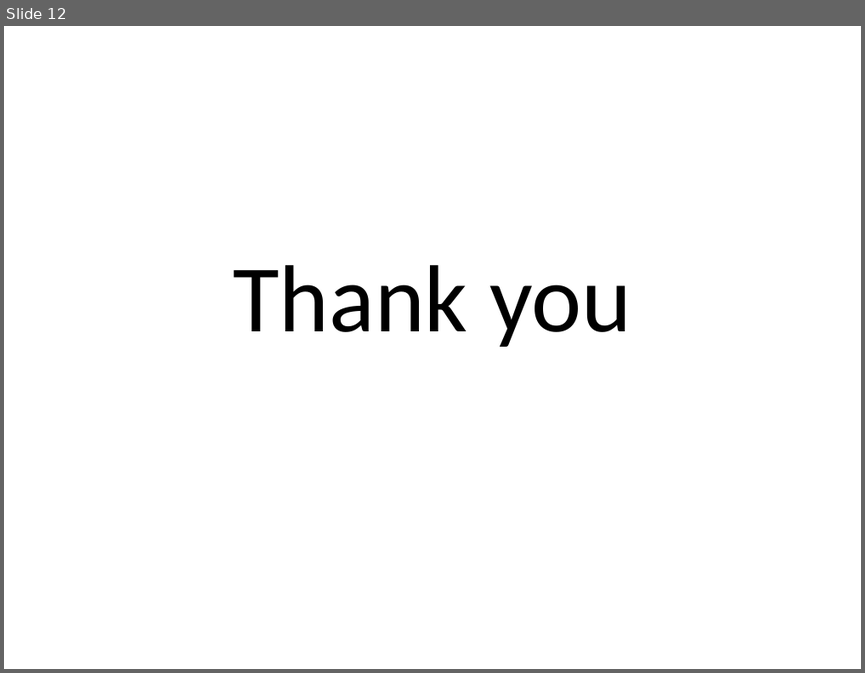
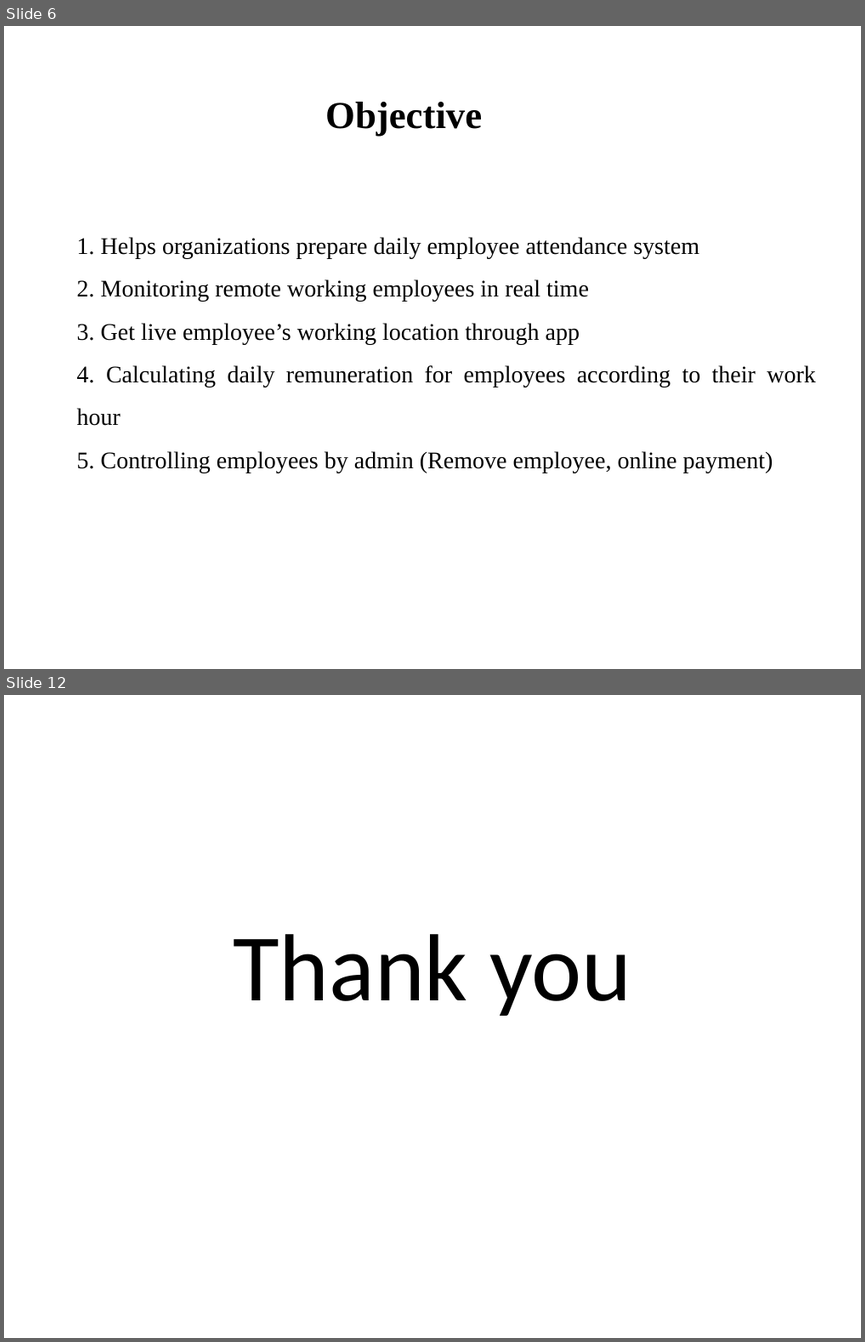
Before and after one commit to RedwanSharafatKabir/Track_Me, a slide deck: Track_Me Documents/EUB-APGT.pptx. Shown one above the other, each under a label of ours: slide 12 before the commit, slides 6 and 12 after it; the slides between them are not shown. The pictures are 865x673 and 865x1342 pixels, drawn with LibreOffice and Linux fonts; fonts in the diff are those of the drawing. Boxes give left, top, right and bottom in pixels: in the first picture for what was removed or moved away, otherwise in the second. Text is boxed around its words. In the diff, an @@ line names an element or a change of style, - is before the commit and + after.

```diff
--- a/Track_Me Documents/EUB-APGT.pptx
+++ b/Track_Me Documents/EUB-APGT.pptx
@@ slide 6 added at (4, 26, 861, 669), background #FFFFFF @@
@@ title added at (325, 102, 482, 136), 32 pt, text #000000, bold @@
+Objective
@@ text added at (77, 237, 816, 472), 20 pt, text #000000 @@
+1. Helps organizations prepare daily employee attendance system
+2. Monitoring remote working employees in real time
+3. Get live employee’s working location through app
+4. Calculating daily remuneration for employees according to their work hour
+5. Controlling employees by admin (Remove employee, online payment)
```
Also in this commit, not shown: 8 slides changed, 2 other slides added, 3 slides removed, 5 other files.
